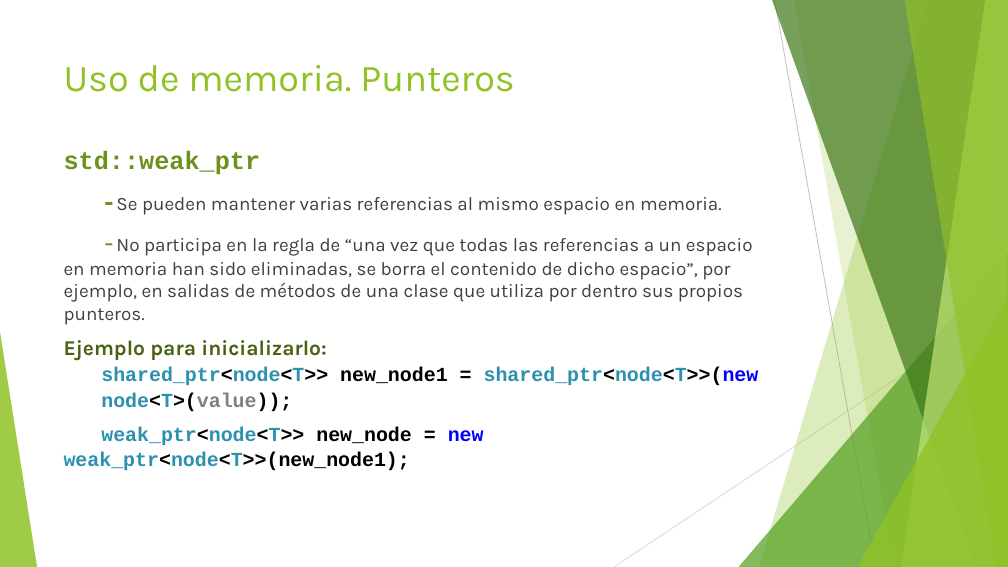
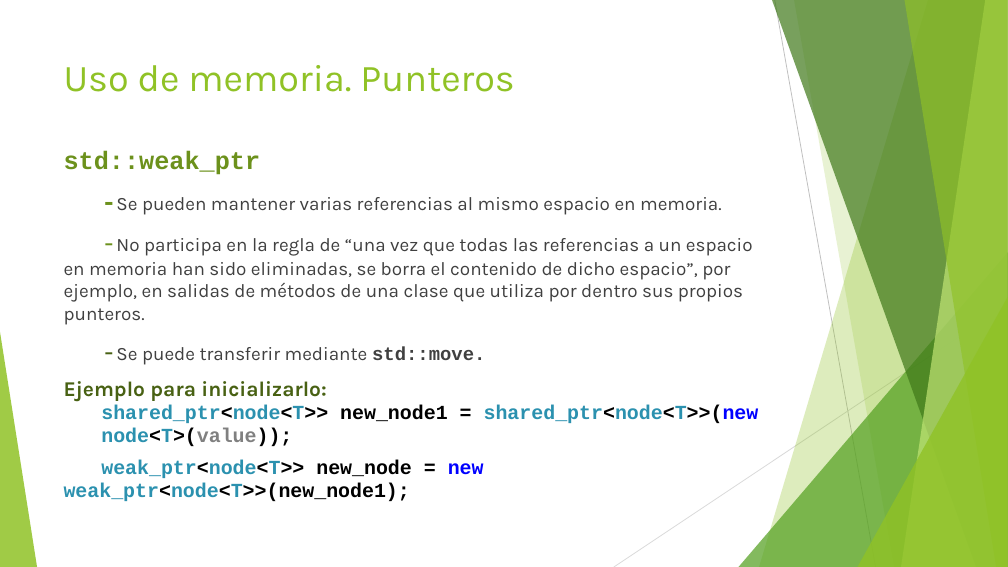
Before and after one commit to AleEscGir/Linked-List, a slide deck: slide 9 of C++11,C++14.pptx. Drawn at 1008x567 pixels with LibreOffice and Linux fonts; fonts in the diff are those of the drawing. Boxes give left, top, right and bottom in pixels: in the first picture for what was removed or moved away, otherwise in the second. Text is boxed around its words. In the diff, an @@ line names an element or a change of style, - is before the commit and + after.

```diff
--- a/C++11,C++14.pptx
+++ b/C++11,C++14.pptx
@@ text at (116, 346, 485, 365): paragraph added @@
+-Se puede transferir mediante std::move.
@@ text at (64, 405, 759, 501): line spacing 1.07 to 0.97 @@
```
Also in this commit, not shown: 2 other slides changed, 1 other file.
